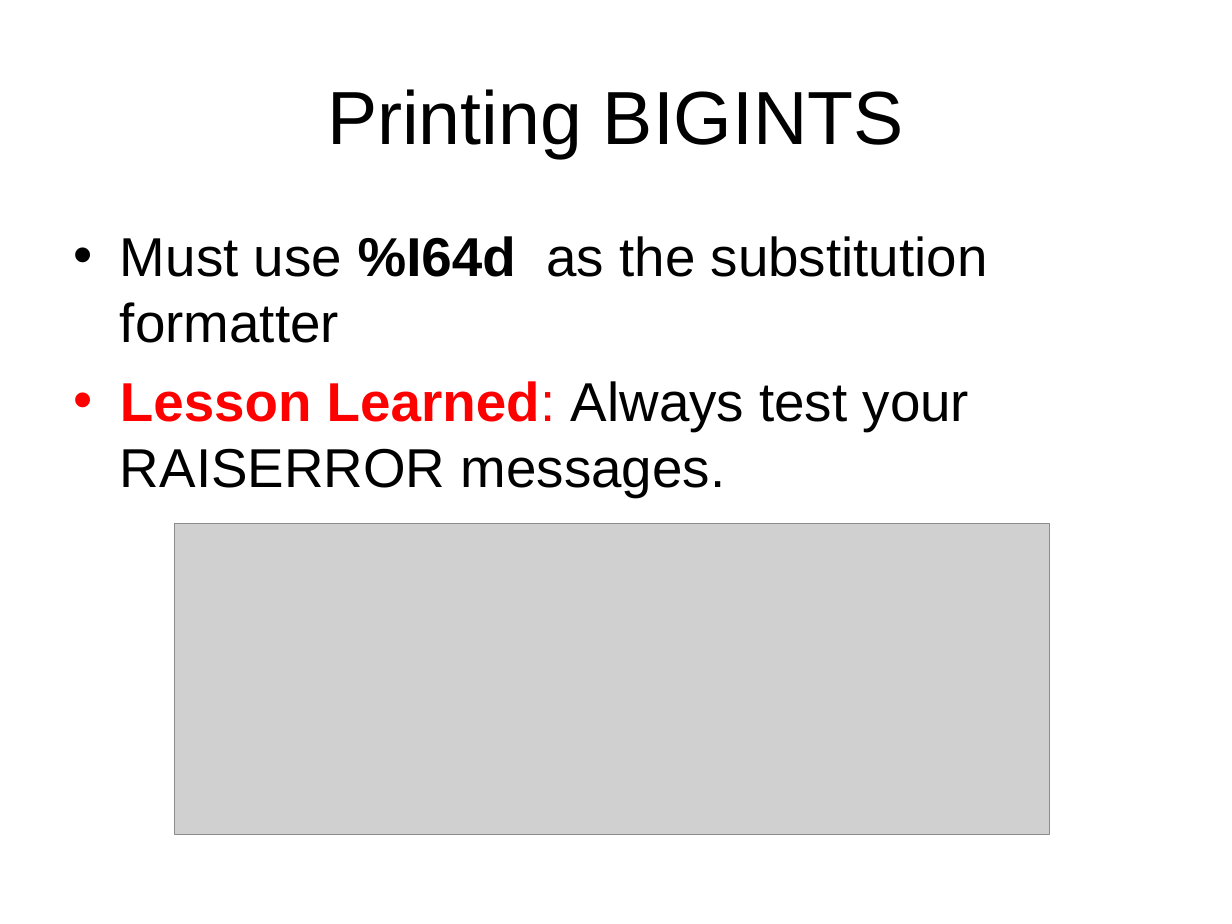
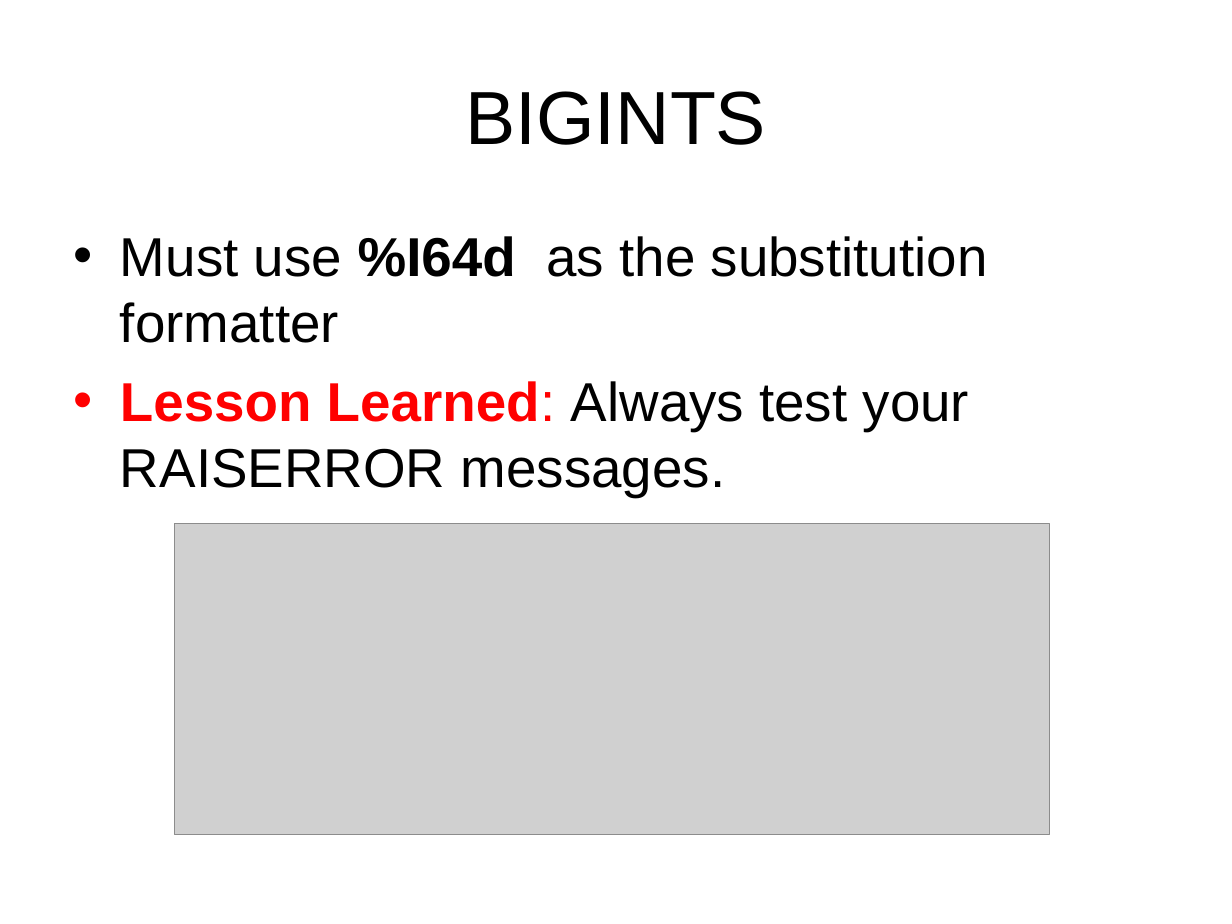
Before and after one commit to LIPHP/Employee-Contact-List, a slide deck: slide 24 of Docs/Using Microsoft SQL Server with PHP.ppt. Drawn at 1232x924 pixels with LibreOffice and Linux fonts; fonts in the diff are those of the drawing; grey boxes stand for pictures. Boxes give left, top, right and bottom in pixels: in the first picture for what was removed or moved away, otherwise in the second. Text is boxed around its words. In the diff, an @@ line names an element or a change of style, - is before the commit and + after.

```diff
--- a/Docs/Using Microsoft SQL Server with PHP.ppt
+++ b/Docs/Using Microsoft SQL Server with PHP.ppt
@@ title at (465,91,766,145): text changed @@
-Printing BIGINTS
+BIGINTS
```
Also in this commit, not shown: 3 other slides changed, 1 slide added, 4 other files.
